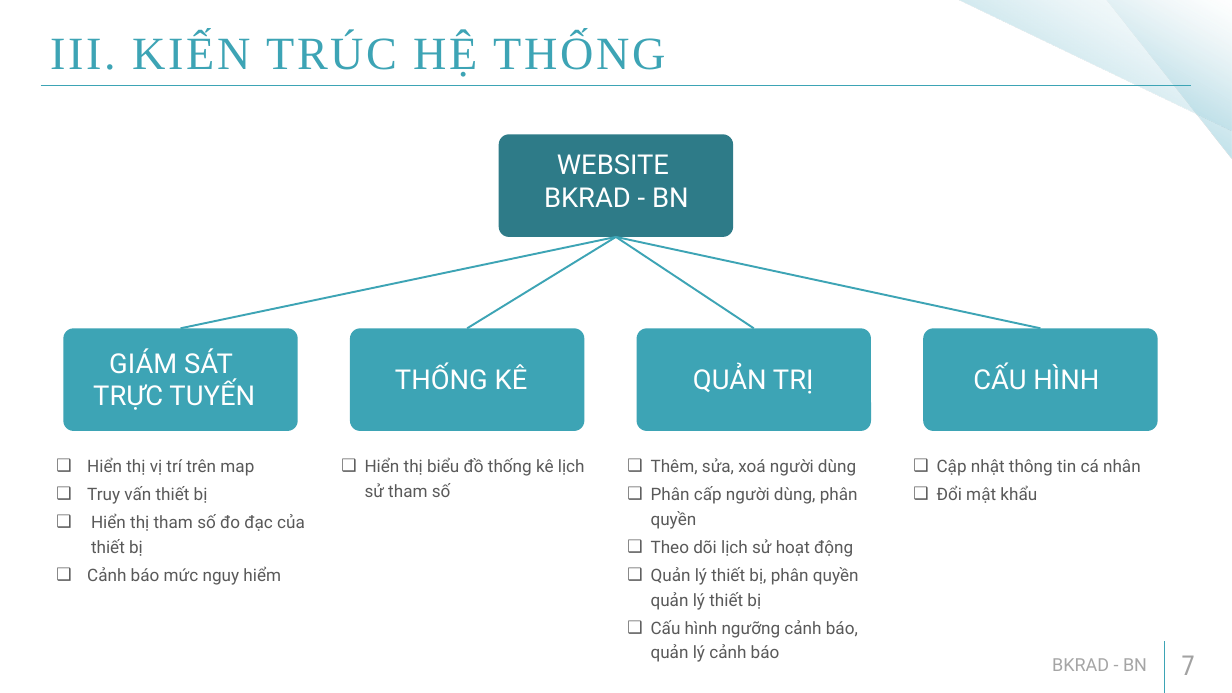
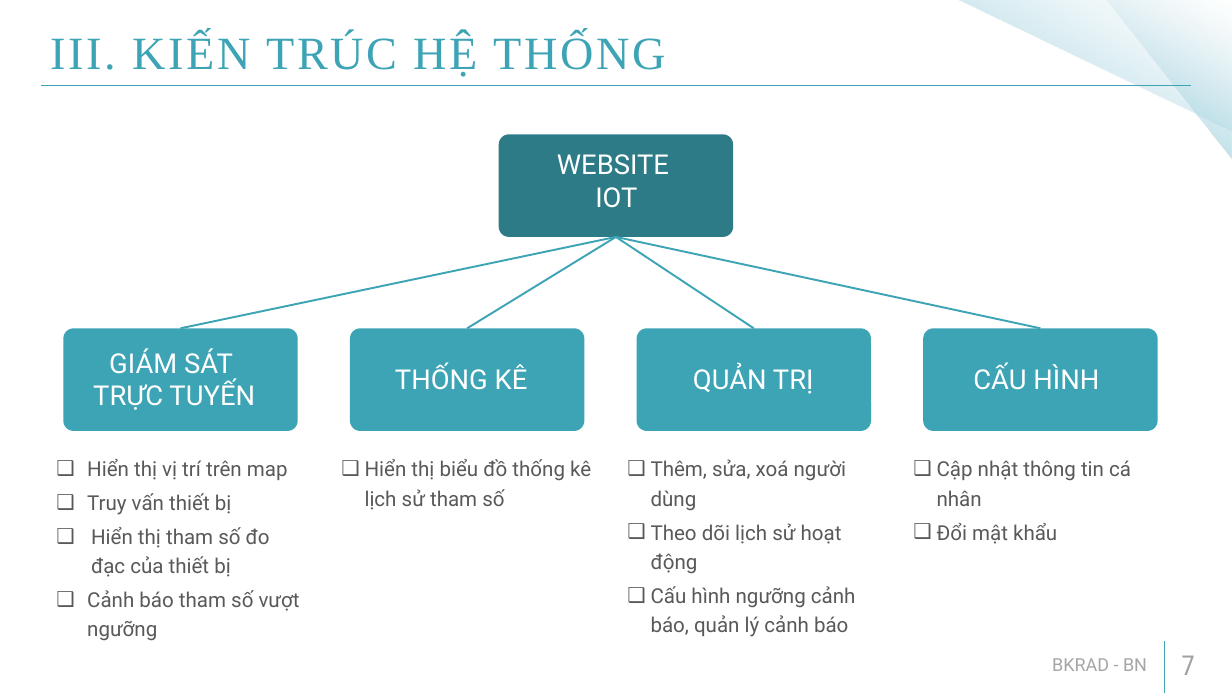
Before and after one commit to hieungoc0206/Graduation, a slide deck: slide 7 of Báo cáo thực tập tốt nghiệp_Nguyễn Ngọc Hiếu_20141528.pptx. Drawn at 1232x693 pixels with LibreOffice and Linux fonts; fonts in the diff are those of the drawing. Boxes give left, top, right and bottom in pixels: in the first picture for what was removed or moved away, otherwise in the second. Text is boxed around its words. In the diff, an @@ line names an element or a change of style, - is before the commit and + after.

```diff
--- a/Báo cáo thực tập tốt nghiệp_Nguyễn Ngọc Hiếu_20141528.pptx
+++ b/Báo cáo thực tập tốt nghiệp_Nguyễn Ngọc Hiếu_20141528.pptx
@@ text "WEBSITE": place and size @@
-text "WEBSITE" at (544,154,689,207)
+text "WEBSITE" at (557,154,669,208)
@@ text at (595,187,637,208): text changed @@
-BKRAD - BN
+IOT
@@ size 20 to 24 pt in 3 elements at (365,459,591,510), (937,460,1131,544), (651,459,856,637) @@
@@ text at (87,459,288,577): size 20 to 24 pt in "Hiển thị vị trí trên map", "Truy vấn thiết bị", "Hiển thị tham số đo đạc của ..." @@
@@ text at (651,486,858,529): paragraph removed @@
-❑ Phân cấp người dùng, phân quyền
@@ text at (651,567,859,610): paragraph removed @@
-❑ Quản lý thiết bị, phân quyền quản lý thiết bị
@@ text at (87,590,300,641): text changed; size 20 to 24 pt @@
-❑ Cảnh báo mức nguy hiểm
+❑ Cảnh báo tham số vượt ngưỡng
```
Also in this commit, not shown: 2 other slides changed, 8 other files.
